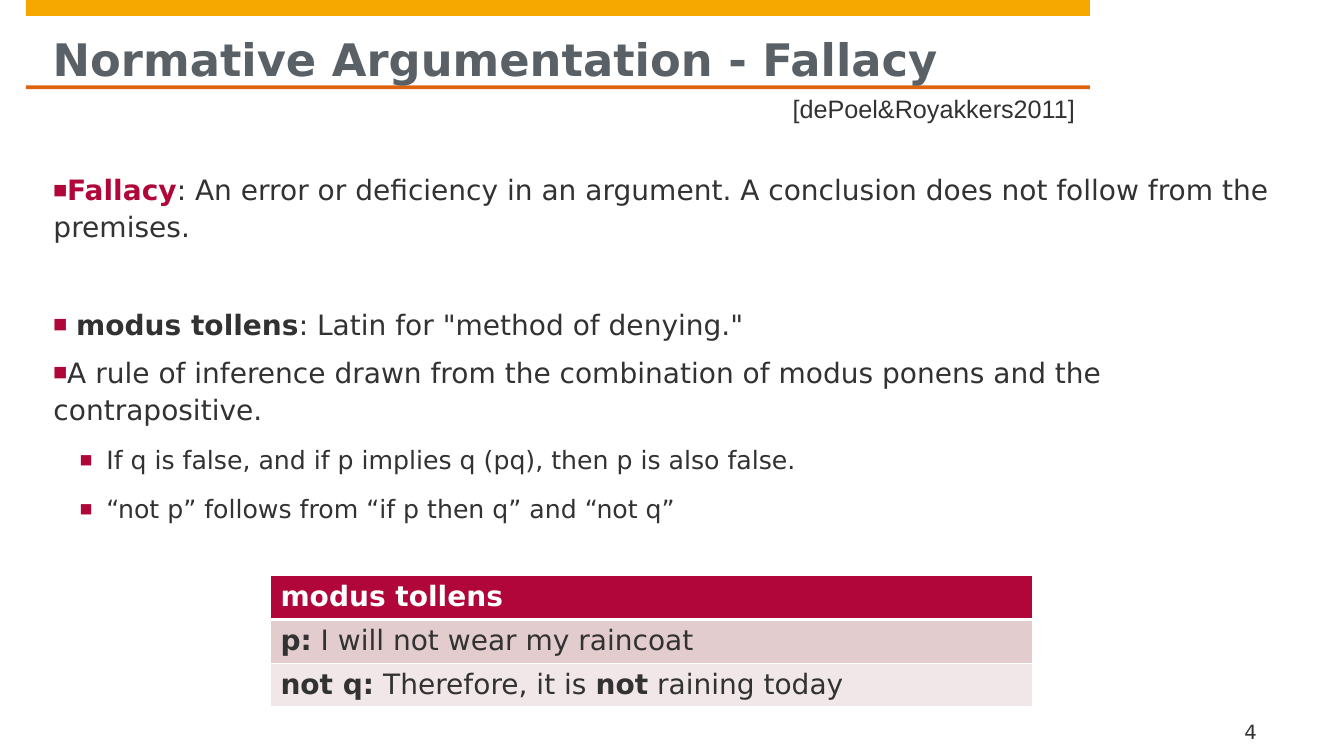
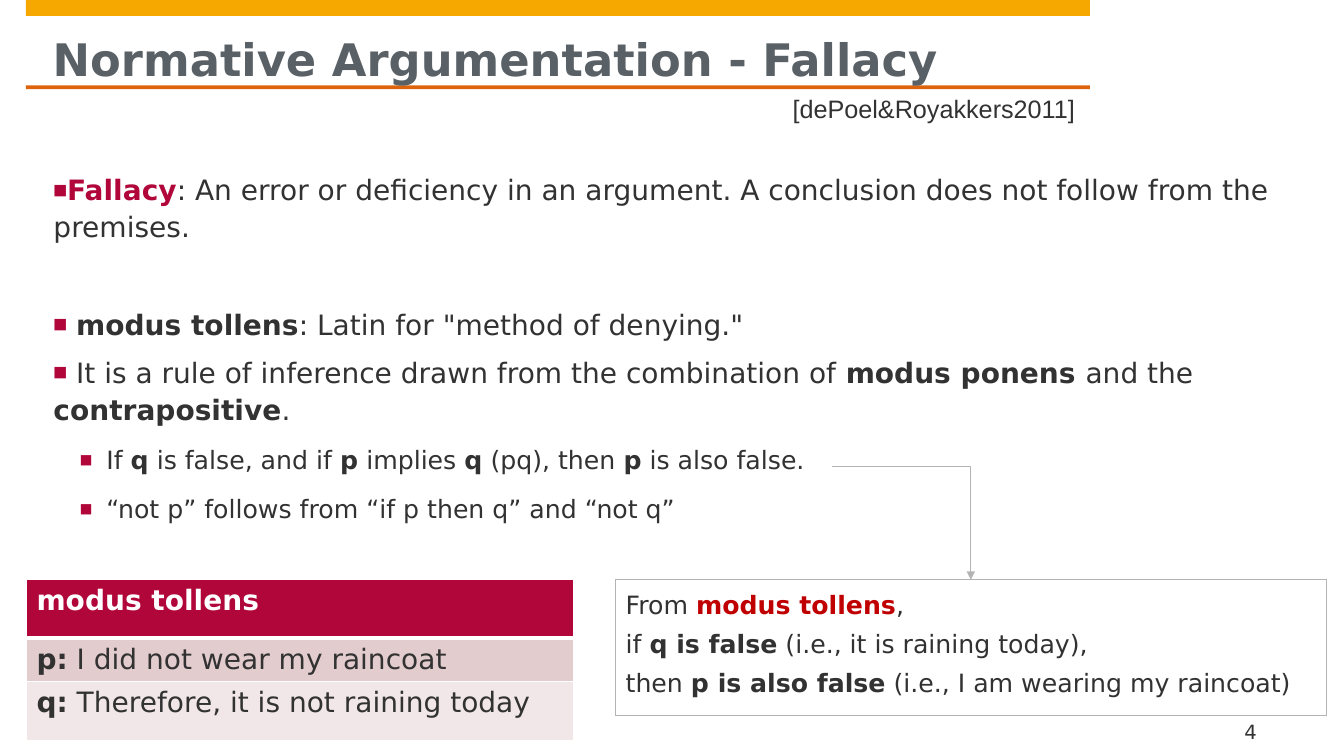
Before and after one commit to hpi-sam/Responsible-AI, a slide deck: slide 4 of 6. Normative Argumentation.pptx. Drawn at 1344x756 pixels with LibreOffice and Linux fonts; fonts in the diff are those of the drawing; background and template pictures are left out. Boxes give left, top, right and bottom in pixels: in the first picture for what was removed or moved away, otherwise in the second. Text is boxed around its words. In the diff, an @@ line names an element or a change of style, - is before the commit and + after.

Commit message:
Adjusted the explanation of modus tollens.

```diff
--- a/6. Normative Argumentation.pptx
+++ b/6. Normative Argumentation.pptx
@@ text at [53, 361, 1193, 426]: text changed @@
-◼︎ A rule of inference drawn from the combination of modus ponens and the contrapositive.
+◼︎ It is a rule of inference drawn from the combination of modus ponens and the contrapositive.
@@ text at [106, 450, 805, 475]: bold on in "q p q p" @@
@@ elbow arrow added from (833, 466) to (971, 580), #B4B4B4 0.75 pt @@
@@ table at [26, 580, 574, 740] @@
-row 2, column 1: p: I will not wear my raincoat
+row 2, column 1: p: I did not wear my raincoat
-row 3, column 1: not q: Therefore, it is not raining today
+row 3, column 1: q: Therefore, it is not raining today
@@ table: place and size @@
-table at [270, 576, 1032, 707]
+table at [26, 580, 574, 740]
@@ rectangle added at [616, 580, 1327, 715], outline #B4B4B4 0.75 pt, 18 pt, text #323232 @@
+From modus tollens,
+if q is false (i.e., it is raining today),
+then p is also false (i.e., I am wearing my raincoat)
```
Also in this commit, not shown: 1 other slide changed.
